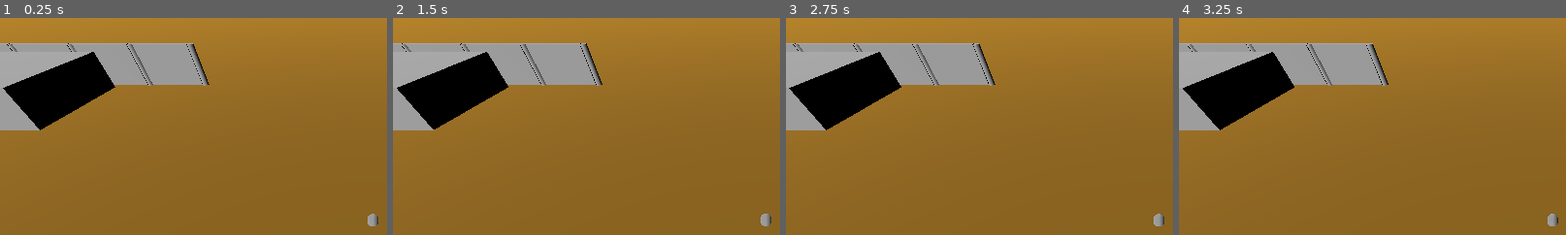
Above: before the commit, frames 1-4 (left to right).
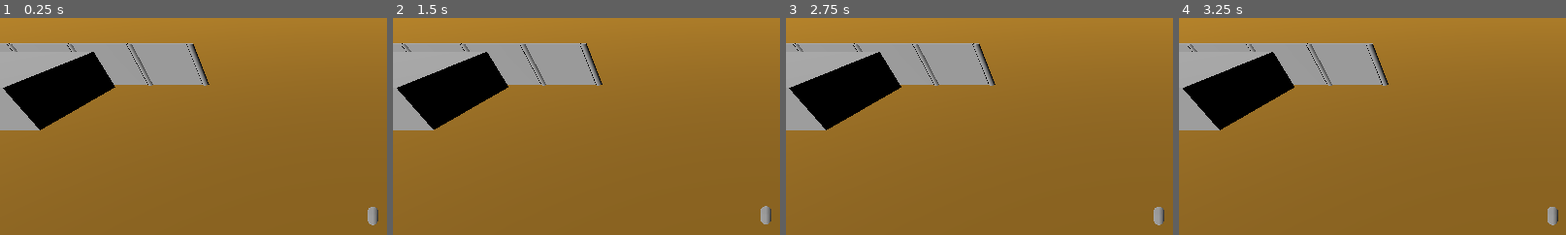
Above: after the commit, the same moments.

Repository: ThatOneFri3nd/Fallout_Remake
Game: Godot game, scene res://scenes/main/Main Scene.tscn
Same seed, same stepped clock (60 frames per second), same inputs: the game is played once before the commit and once after it.
Inputs (mouse positions are % of the whole screen's width and height, from its top left):
- Up to frame 1 (0.25 s): no input
- Up to frame 2 (1.5 s): tap Enter at 0.5 s; move the mouse to (72, 45) at 0.52 s; click (72, 45) at 0.6 s; tap Space at 1.25 s; move the mouse to (30, 55) at 1.27 s; tap S (camera_backward) at 1.35 s
- Up to frame 3 (2.75 s): click (30, 55) at 1.55 s; tap Enter at 2 s; move the mouse to (60, 28) at 2.02 s; tap W (camera_forward) at 2.1 s; click (60, 28) at 2.3 s
- Up to frame 4 (3.25 s): tap Space at 2.75 s; move the mouse to (45, 70) at 2.77 s; tap A (camera_left) at 2.85 s; click (45, 70) at 3.05 s
The pictures show only the part of the screen within x 2-52%, y 3-53%; the shares and areas given below are measured in that part.

The runs differ from the first frame. In frame 1, 0.1% of the frame differs, in the area x 94-98%, y 87-96%; in frame 2, 0.1%, in the area x 94-98%, y 86-96%; in frame 3, 0.1%; in frame 4, 0.1%.
Error before the commit: Cannot call method 'find_child' on a null value. (res://scripts/core/player/player_handler.gd:21)
Error after the commit: Invalid call. Nonexistent function 'get_interact_position' in base 'Window'. (res://scripts/core/player/player_handler.gd:24)

Commit message:
point and click stuff

Diff:
--- a/scenes/main/Main Scene.tscn
+++ b/scenes/main/Main Scene.tscn
@@ -29,6 +29,7 @@
 [node name="CurrentLevel" type="Node3D" parent="."]
 
 [node name="Player" parent="CurrentLevel" instance=ExtResource("2_0m6g3")]
+transform = Transform3D(1, 0, 0, 0, 1, 0, 0, 0, 1, 0, 0.913894, 0)
 
 [node name="Camera" parent="CurrentLevel" instance=ExtResource("3_w3j88")]
 
--- a/scenes/maps/ShadySands.tscn
+++ b/scenes/maps/ShadySands.tscn
@@ -1,8 +1,7 @@
-[gd_scene load_steps=15 format=3 uid="uid://bc3ts7oesy4l3"]
+[gd_scene load_steps=14 format=3 uid="uid://bc3ts7oesy4l3"]
 
 [ext_resource type="Material" uid="uid://dfeyo8ybjrb4t" path="res://materials/ShadySands.material" id="1_pifjc"]
 [ext_resource type="PackedScene" uid="uid://4vbp7s4cl6d5" path="res://scenes/main/day_night_cycle.tscn" id="2_gf5eb"]
-[ext_resource type="PackedScene" uid="uid://b1eovp444wan6" path="res://scenes/player/Player.tscn" id="3_o2awv"]
 
 [sub_resource type="StandardMaterial3D" id="StandardMaterial3D_f1ako"]
 albedo_color = Color(0, 1, 1, 1)
@@ -371,5 +370,3 @@
 
 [node name="DirectionalLight3D" parent="." instance=ExtResource("2_gf5eb")]
 transform = Transform3D(-4.37114e-08, 0, -1, 0, 1, 0, 1, 0, -4.37114e-08, -1.08607, 27.2372, -2.58927)
-
-[node name="Player" parent="." instance=ExtResource("3_o2awv")]
--- a/scripts/core/player/camera_control.gd
+++ b/scripts/core/player/camera_control.gd
@@ -85,7 +85,6 @@
 func zoom_camera(delta: float):
 	var camera_distance = lerp(min_zoom, max_zoom, current_zoom)
 	camera.position = linear_follow(camera.position, camera.position.normalized() * camera_distance, delta)
-	print(camera_distance)
 	#This is not frame-rate independent
 
 func linear_follow(a, b, delta: float):
--- a/scripts/core/player/player_handler.gd
+++ b/scripts/core/player/player_handler.gd
@@ -18,7 +18,7 @@
 		move_player(target_position)
 
 func raycast():
-	var camera: Camera3D = get_node("Camera").find_child("Camera3D")
+	var camera: Camera3D = get_node("../Camera/Camera3D")
 	if camera == null:
 		printerr("Error! Can't find Camera3D!")
 	var interact_pos = get_viewport().get_interact_position()
@@ -32,7 +32,7 @@
 	ray_query.to = to
 
 	var result = space.intersect_ray(ray_query)
-
+	print(result)
 	return result
 
 func move_player(target_position):
